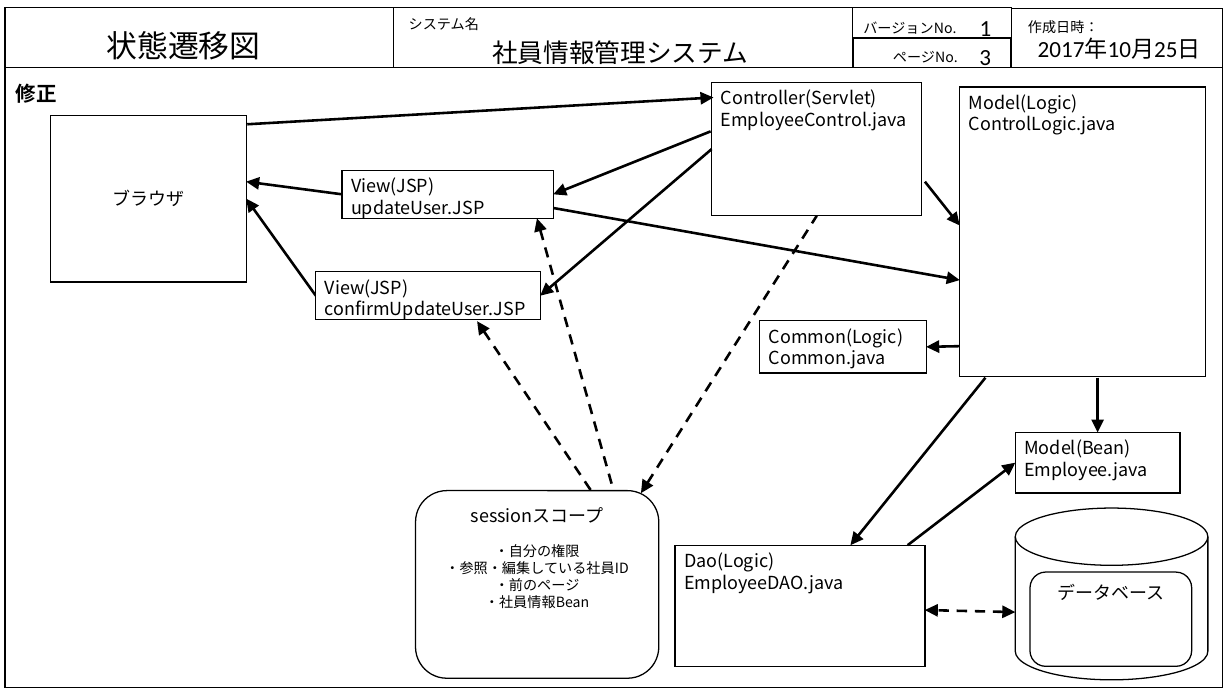
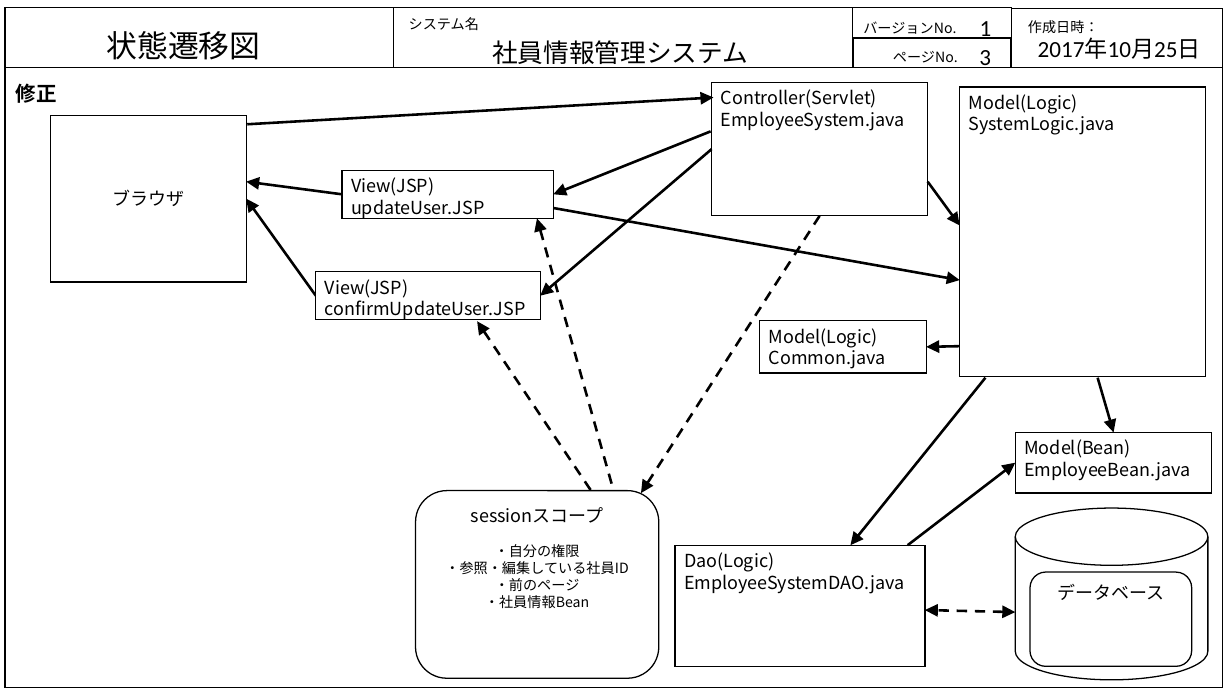
Before and after one commit to java201710/java, a slide deck: slide 12 of 総合演習資料/2.外部設計/画面・状態遷移図_DB.pptx. Drawn at 1232x693 pixels with LibreOffice and Linux fonts; fonts in the diff are those of the drawing. Boxes give left, top, right and bottom in pixels: in the first picture for what was removed or moved away, otherwise in the second. Text is boxed around its words. In the diff, an @@ line names an element or a change of style, - is before the commit and + after.

```diff
--- a/総合演習資料/2.外部設計/画面・状態遷移図_DB.pptx
+++ b/総合演習資料/2.外部設計/画面・状態遷移図_DB.pptx
@@ rectangle "Controller(Servlet)": place and size @@
-rectangle "Controller(Servlet)" at bbox=[712, 82, 922, 215]
+rectangle "Controller(Servlet)" at bbox=[712, 82, 928, 215]
@@ text in rectangle at bbox=[721, 111, 905, 131]: text changed @@
-EmployeeControl.java
+EmployeeSystem.java
@@ text in rectangle at bbox=[969, 94, 1115, 135]: text changed @@
-Model(Logic)
-ControlLogic.java
+Model(Logic)
+SystemLogic.java
@@ text in rectangle at bbox=[769, 328, 886, 369]: text changed @@
-Common(Logic)
-Common.java
+Model(Logic)
+Common.java
@@ arrow moved from (1098, 378) - (1098, 433) to (1098, 378) - (1114, 433) @@
@@ rectangle "Model(Bean) EmployeeBean.java": place and size @@
-rectangle "Model(Bean) EmployeeBean.java" at bbox=[1016, 433, 1180, 494]
+rectangle "Model(Bean) EmployeeBean.java" at bbox=[1016, 433, 1213, 494]
@@ text in rectangle at bbox=[1024, 439, 1190, 481]: text changed @@
-Model(Bean)
-Employee.java
+Model(Bean)
+EmployeeBean.java
@@ text in rectangle at bbox=[684, 552, 904, 594]: text changed @@
-Dao(Logic)
-EmployeeDAO.java
+Dao(Logic)
+EmployeeSystemDAO.java
```
Also in this commit, not shown: 3 other slides changed, 3 other files.
